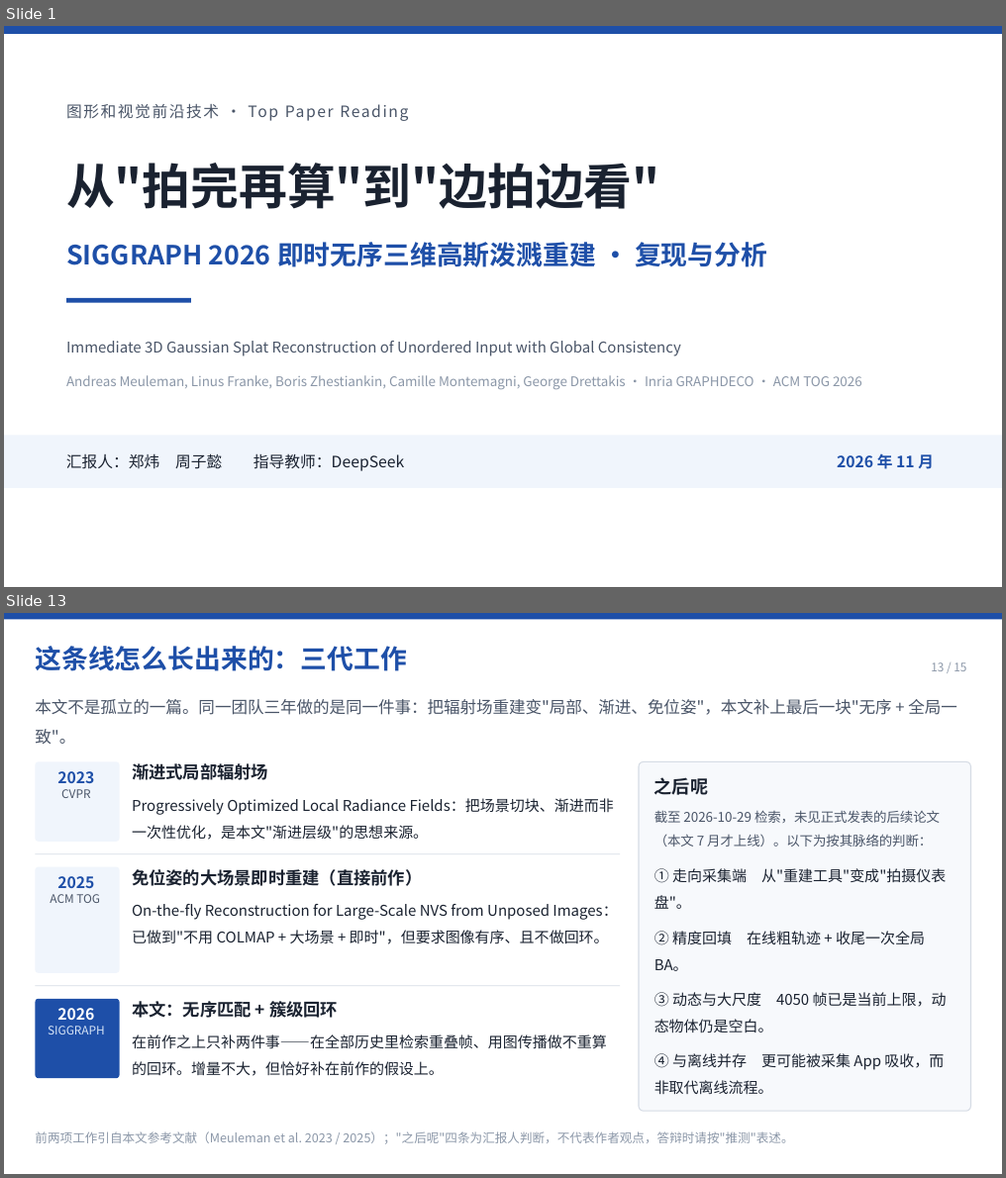
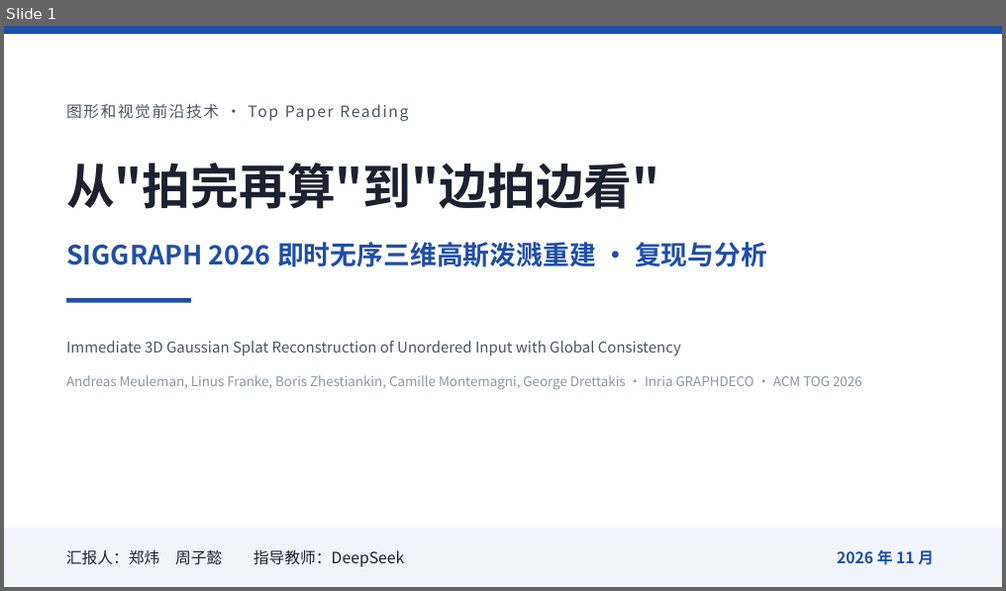
Before and after one commit to LeoZhengWei/ecnu-cs, a slide deck: ecnu-cg/02-PPT/PPT-即时三维高斯泼溅重建.pptx. Shown one above the other, each under a label of ours: slides 1 and 13 before the commit, slide 1 after it; the slides between them are not shown. The pictures are 1006x1178 and 1006x591 pixels, drawn with LibreOffice and Linux fonts; fonts in the diff are those of the drawing. Boxes give left, top, right and bottom in pixels: in the first picture for what was removed or moved away, otherwise in the second. Text is boxed around its words. In the diff, an @@ line names an element or a change of style, - is before the commit and + after.

Commit message:
feat(ecnu-cg): PPT 重构为「七步各一页」，报告同步并补七张方法示意图
- PPT 15 页重排：P2 背景+四类问题、P3 摘要+贡献+创新（原四页压成两页）；
  P4 方法总览；P5-P11 七个步骤各一页，每页固定「做什么/示意图/核心公式/
  关键超参/为什么」五段；P12 补 4 条消融条；P13 删掉全部复现工程问题，
  只留论文自述边界。原「三代工作演进」页并入 P14 结论首句。
- 新增 figs/fig1..7 七张 matplotlib 示意图与 formula/f05..11 七张公式渲染图
  （原底部公式为 ASCII 拼写法，现统一为矢量排版图）。
- slide 源码 slides/01..15 全量同步；新增 tools/figs.py、gen_steps.py、
  render_formula.py 三个可复现生成脚本。
- 报告 3.3 节按七步重写（总表+每步一段+居中公式），插入图 1-7；
  01-报告/img/m1..m7.png 与插值脚本 tools/insert_figs.py 一并入库。
- 讲稿第 2 章重写为主讲 12:20（另附 10 分钟压缩方案）；STORY、讲稿要点、
  交付说明、README 同步；「跳数」口径统一修正为「加权图距」。

```diff
--- a/ecnu-cg/02-PPT/PPT-即时三维高斯泼溅重建.pptx
+++ b/ecnu-cg/02-PPT/PPT-即时三维高斯泼溅重建.pptx
@@ slide 13 removed at box(4, 613, 1002, 1174), background #FFFFFF @@
@@ rectangle removed at box(4, 613, 1002, 619) @@
@@ text removed at box(35, 646, 407, 671) @@
-这条线怎么长出来的：三代工作
@@ text removed at box(931, 663, 966, 671) @@
-13 / 15
@@ text removed at box(35, 699, 957, 744) @@
-本文不是孤立的一篇。同一团队三年做的是同一件事：把辐射场重建变"局部、渐进、免位姿"，本文补上最后一块"无序 + 全局一致"。
@@ rounded rectangle removed at box(36, 761, 119, 842) @@
@@ text removed at box(57, 771, 94, 783) @@
-2023
@@ text removed at box(61, 789, 90, 798) @@
-CVPR
@@ text removed at box(132, 763, 268, 780) @@
-渐进式局部辐射场
@@ rounded rectangle removed at box(639, 761, 971, 1112) @@
@@ text removed at box(654, 777, 708, 795) @@
-之后呢
@@ text removed at box(132, 798, 614, 840) @@
-Progressively Optimized Local Radiance Fields：把场景切块、渐进而非一次性优化，是本文"渐进层级"的思想来源。
@@ text removed at box(654, 810, 940, 847) @@
-截至 2026-10-29 检索，未见正式发表的后续论文（本文 7 月才上线）。以下为按其脉络的判断：
@@ rectangle removed at box(36, 854, 620, 855) @@
@@ rounded rectangle removed at box(36, 867, 119, 973) @@
@@ text removed at box(57, 876, 94, 888) @@
-2025
@@ text removed at box(132, 869, 422, 886) @@
-免位姿的大场景即时重建（直接前作）
@@ text removed at box(654, 868, 945, 909) @@
-① 走向采集端 从"重建工具"变成"拍摄仪表盘"。
@@ text removed at box(50, 894, 100, 903) @@
-ACM TOG
@@ text removed at box(132, 904, 617, 945) @@
-On-the-fly Reconstruction for Large-Scale NVS from Unposed Images：已做到"不用 COLMAP + 大场景 + 即时"，但要求图像有序、且不做回环。
@@ text removed at box(654, 931, 925, 971) @@
-② 精度回填 在线粗轨迹 + 收尾一次全局 BA。
@@ rectangle removed at box(36, 986, 620, 986) @@
@@ text removed at box(654, 992, 946, 1033) @@
-③ 动态与大尺度 4050 帧已是当前上限，动态物体仍是空白。
@@ rounded rectangle removed at box(36, 999, 119, 1078) @@
@@ text removed at box(48, 1026, 105, 1035) @@
-SIGGRAPH
@@ text removed at box(57, 1008, 94, 1020) @@
-2026
@@ text removed at box(132, 1001, 338, 1018) @@
-本文：无序匹配 + 簇级回环
@@ text removed at box(132, 1035, 607, 1076) @@
-在前作之上只补两件事——在全部历史里检索重叠帧、用图传播做不重算的回环。增量不大，但恰好补在前作的假设上。
@@ text removed at box(654, 1054, 944, 1094) @@
-④ 与离线并存 更可能被采集 App 吸收，而非取代离线流程。
@@ text removed at box(35, 1132, 793, 1145) @@
-前两项工作引自本文参考文献（Meuleman et al. 2023 / 2025）；"之后呢"四条为汇报人判断，不代表作者观点，答辩时请按"推测"表述。
@@ slide 1 changed as well @@
@@ rectangle: place and size @@
-rectangle at box(4, 436, 1002, 488)
+rectangle at box(4, 528, 1002, 587)
@@ text "汇报人：郑炜 周子懿 指导教师：DeepSeek": place and size @@
-text "汇报人：郑炜 周子懿 指导教师：DeepSeek" at box(66, 454, 404, 472)
+text "汇报人：郑炜 周子懿 指导教师：DeepSeek" at box(66, 550, 404, 568)
@@ text "2026 年 11 月": place and size @@
-text "2026 年 11 月" at box(837, 454, 934, 470)
+text "2026 年 11 月" at box(837, 550, 934, 566)
```
Also in this commit, not shown: 6 other slides changed, 8 slides added, 7 other slides removed, 47 other files.
